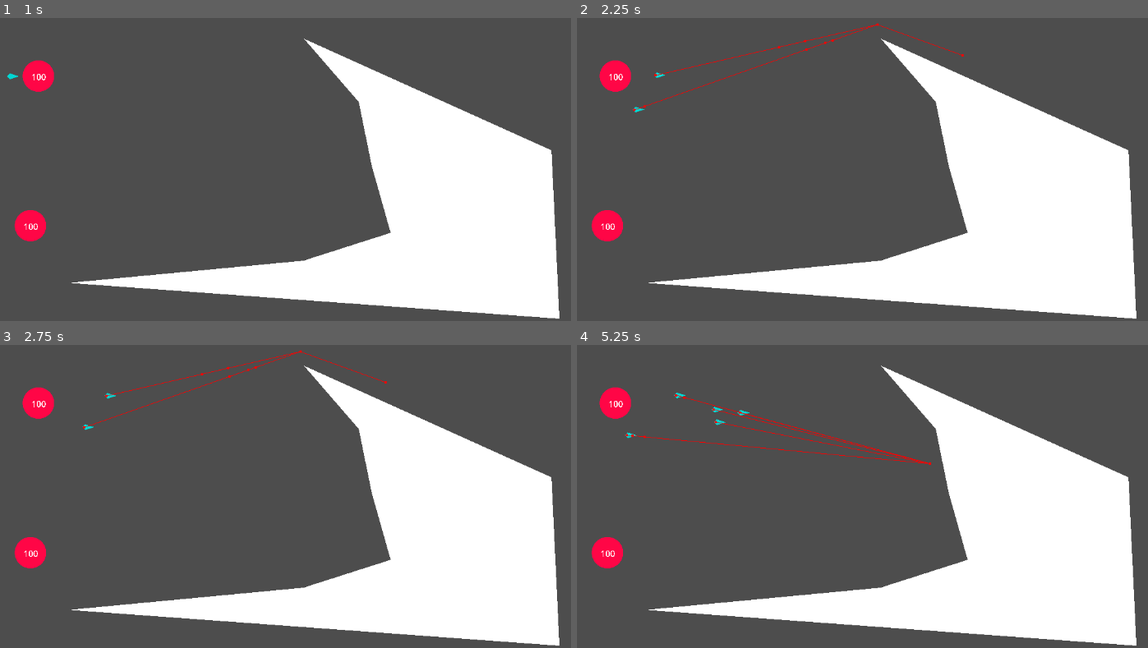
Above: before the commit, frames 1-4 (two rows, left to right).
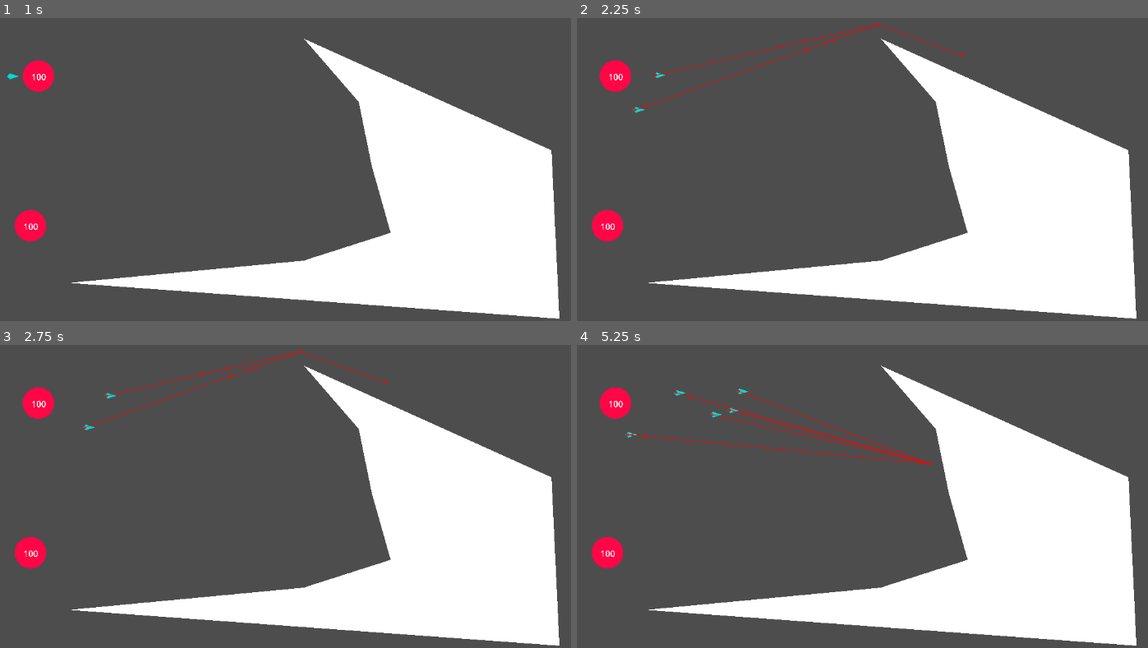
Above: after the commit, the same moments.

Repository: immortalbean/cluster
Game: Godot game, scene res://Scenes/game.tscn
The game is run twice, just before and just after one commit, with the same random seed, the same clock (stepped at 60 frames per second) and the same inputs.
Inputs (mouse positions are in pixels of both pictures, inside the frame that each line leads up to):
- Up to frame 1 (1 s): tap Enter at 0.5 s; move the mouse to (462, 117) at 0.52 s; press the mouse at (462, 117) at 0.53 s
- Up to frame 2 (2.25 s): move the mouse to (765, 154) at 1.27 s; release the mouse at (765, 154) at 1.28 s; click (765, 154) at 1.35 s; tap Space at 2 s; move the mouse to (965, 54) at 2.02 s; press the mouse at (965, 54) at 2.03 s
- Up to frame 3 (2.75 s): no input
- Up to frame 4 (5.25 s): move the mouse to (862, 535) at 2.77 s; release the mouse at (862, 535) at 2.78 s; click (862, 535) at 2.85 s; move the mouse to (1096, 517) at 3.52 s; press the mouse at (1096, 517) at 3.53 s; move the mouse to (702, 408) at 4.27 s; release the mouse at (702, 408) at 4.28 s; click (702, 408) at 4.35 s; move the mouse to (931, 463) at 5.02 s; press the mouse at (931, 463) at 5.03 s

Frame 1 is identical in both runs. In frame 2, 0.1% of the frame differs, in the area x 9-52%, y 2-32%; in frame 3, 0.1%; in frame 4, 1.0%, in the area x 8-62%, y 14-40%.

Commit message:
General refactoring; Updated to 4.4

Diff:
--- a/Scenes/individual.tscn
+++ b/Scenes/individual.tscn
@@ -1,20 +1,30 @@
-[gd_scene load_steps=2 format=3 uid="uid://bqb4siqf3qp1j"]
+[gd_scene load_steps=4 format=3 uid="uid://bqb4siqf3qp1j"]
 
-[ext_resource type="Script" path="res://Scripts/individual.gd" id="1_w8nqd"]
+[ext_resource type="Script" uid="uid://dhrbuo6u1xmfs" path="res://Scripts/individual.gd" id="1_w8nqd"]
+[ext_resource type="Script" uid="uid://uc7lh46mw7mt" path="res://Scripts/individual/visual.gd" id="2_0b3us"]
+
+[sub_resource type="CapsuleShape2D" id="CapsuleShape2D_kt52q"]
+radius = 4.0
+height = 18.0
 
 [node name="Individual" type="CharacterBody2D"]
 script = ExtResource("1_w8nqd")
 
-[node name="Polygon2D" type="Polygon2D" parent="."]
+[node name="visual" type="Node2D" parent="."]
 position = Vector2(-8, 0)
+script = ExtResource("2_0b3us")
+
+[node name="polygon" type="Polygon2D" parent="visual"]
 color = Color(1.59794e-05, 0.843723, 0.829535, 1)
 polygon = PackedVector2Array(24, 0, 8, 5, 3, 0, 8, -5)
 
-[node name="CollisionPolygon2D" type="CollisionPolygon2D" parent="."]
-polygon = PackedVector2Array(-5, 0, 0, -5, 16, 0, 0, 5)
+[node name="CollisionShape2D" type="CollisionShape2D" parent="."]
+position = Vector2(4, 0)
+rotation = 1.5708
+shape = SubResource("CapsuleShape2D_kt52q")
 
-[node name="NavigationAgent2D" type="NavigationAgent2D" parent="."]
+[node name="navigation" type="NavigationAgent2D" parent="."]
 avoidance_enabled = true
 debug_enabled = true
 
-[connection signal="velocity_computed" from="NavigationAgent2D" to="." method="_on_navigation_agent_2d_velocity_computed"]
+[connection signal="velocity_computed" from="navigation" to="." method="_on_navigation_agent_2d_velocity_computed"]
--- a/Scripts/individual.gd
+++ b/Scripts/individual.gd
@@ -1,6 +1,6 @@
 extends CharacterBody2D
 
-@onready var navigation_agent_2d: NavigationAgent2D = $NavigationAgent2D
+@onready var navigation_agent_2d: NavigationAgent2D = $navigation
 
 @export var speed := 150
 
@@ -15,11 +15,11 @@
 	if event.is_action_pressed(&"click"):
 		last_click_position = get_global_mouse_position()
 
-func _physics_process(delta):
-	move_to_click()
+func _physics_process(_delta):
+	move_to_target()
 
 #Moves the individual towards the location of the mouse click
-func move_to_click():
+func move_to_target():
 	navigation_agent_2d.target_position = last_click_position
 	var current_individual_position := global_position
 	var next_path_position := navigation_agent_2d.get_next_path_position()
--- /dev/null
+++ b/Scripts/individual/visual.gd
@@ -0,0 +1 @@
+extends Node2D
--- a/project.godot
+++ b/project.godot
@@ -12,7 +12,7 @@
 
 config/name="Cluster"
 run/main_scene="res://Scenes/game.tscn"
-config/features=PackedStringArray("4.3", "Mobile")
+config/features=PackedStringArray("4.4", "Mobile")
 config/icon="res://icon.svg"
 
 [input]
Not shown: 1 places in Scenes/game.tscn that only renumber resources
Not shown: 1 places in Scenes/hub.tscn that only renumber resources
Not shown, added: Scripts/individual.gd.uid
Not shown, added: Scripts/individual/visual.gd.uid
Not shown, added: Scripts/polygon.gd.uid
Not shown, added: hub.gd.uid
